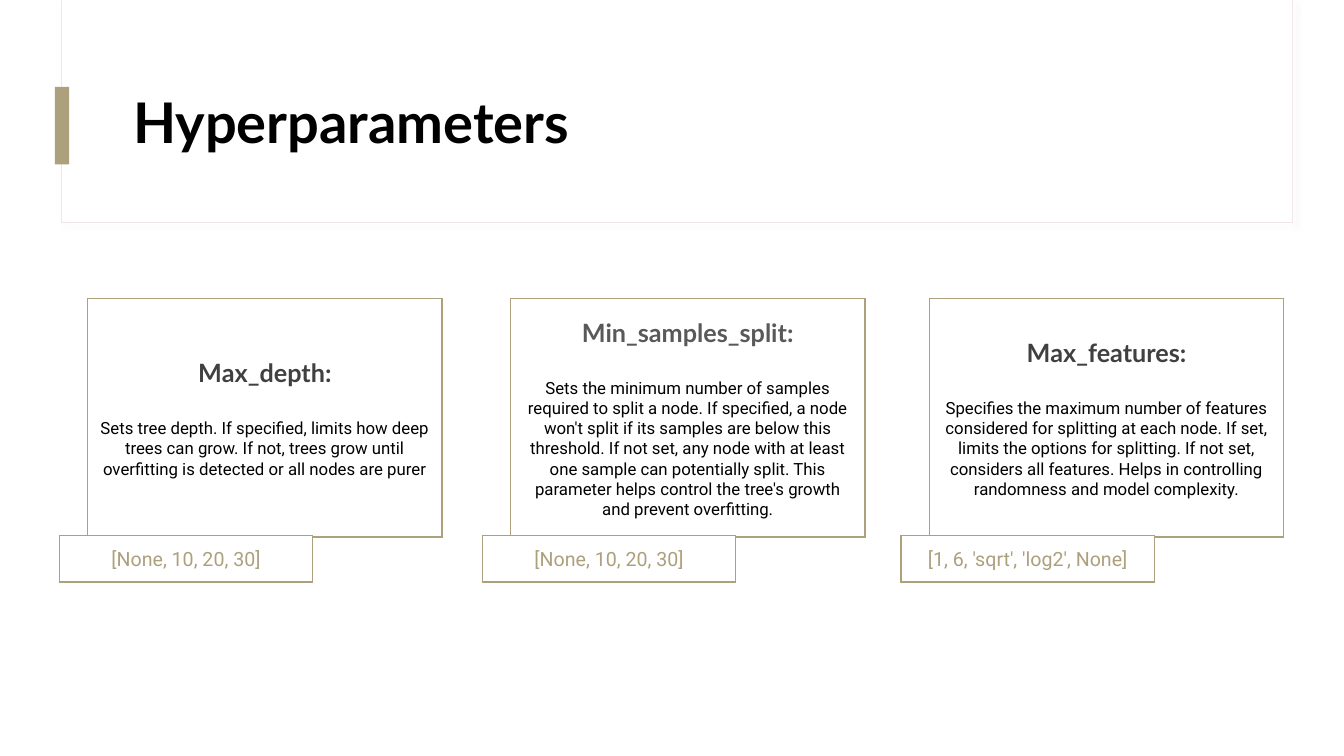
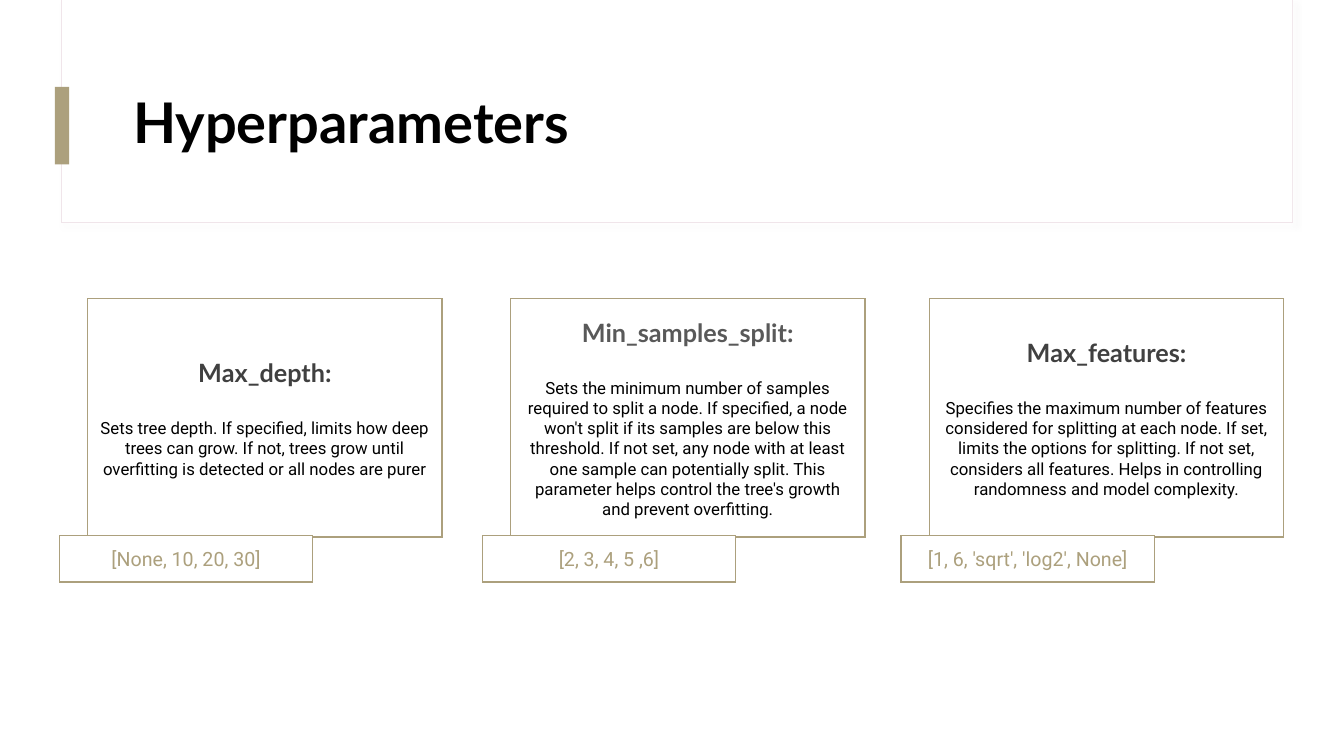
Before and after one commit to farshadmrd/random_forest, a slide deck: slide 10 of ML Final.pptx. Drawn at 1344x756 pixels with LibreOffice and Linux fonts; fonts in the diff are those of the drawing. Boxes give left, top, right and bottom in pixels: in the first picture for what was removed or moved away, otherwise in the second. Text is boxed around its words. In the diff, an @@ line names an element or a change of style, - is before the commit and + after.

```diff
--- a/ML Final.pptx
+++ b/ML Final.pptx
@@ text in rectangle at <box>559,550,659,569</box>: text changed @@
-[None, 10, 20, 30]
+[2, 3, 4, 5 ,6]
```
Also in this commit, not shown: 11 other slides changed, 1 other file.
